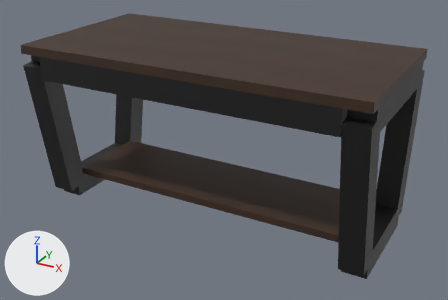
Renders of the glTF model img/modelos/mesa-living-nord-estante-ebano-negro.glb from each side of a commit.
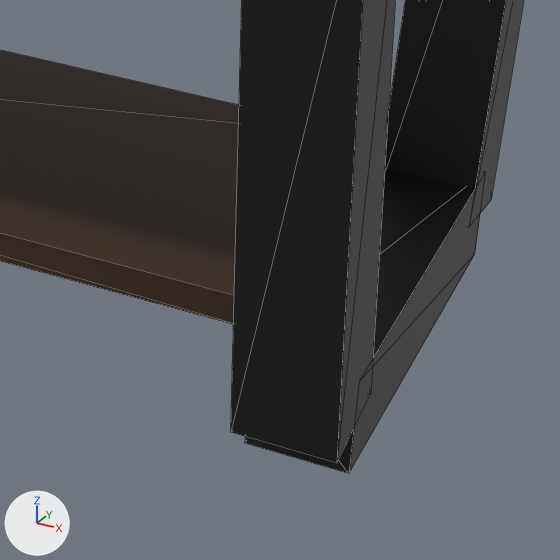
The first picture shows the older version from a 50 mm lens placed at (0.976, -1.759, 1.111), pointed at (0.019, -0.018, 0.241). The close-ups show the older and then the newer version on the part from 63% to 93% of the width and 54% to 100% of the height of that picture. Only the edits that show in the close-ups are written down. Every picture has the same lights, and +X, +Y and +Z are marked at lower left. The close-ups show mesh edges as thin lines.

In view in the first close-up: 'Estante inferior de madera (proporción aproximada)', 'Pata inclinada hacia adentro, perfil 80 x 80 mm.002', 'Pata inclinada hacia adentro, perfil 80 x 80 mm.003', 'Travesaño inferior del trapecio, ancho exterior 44 cm.001'.
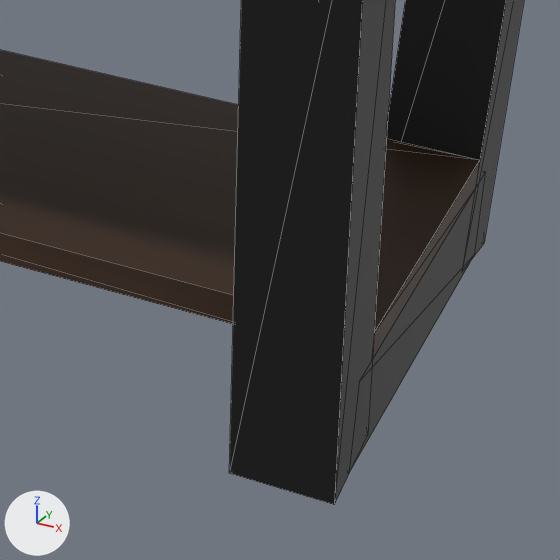
Diff of the bpy script that builds the scene:
```diff
--- a/img/modelos/mesa-living-nord-estante-ebano-negro.glb.py
+++ b/img/modelos/mesa-living-nord-estante-ebano-negro.glb.py
@@ ob_pata_inclinada_hacia_adentro__perfil_80_x_80_mm_002 @@
 ob_pata_inclinada_hacia_adentro__perfil_80_x_80_mm_002 = bpy.data.objects.new('Pata inclinada hacia adentro, perfil 80 x 80 mm.002', me_hierro)
-ob_pata_inclinada_hacia_adentro__perfil_80_x_80_mm_002.location = (0.56, 0.22, 0.2875)
+ob_pata_inclinada_hacia_adentro__perfil_80_x_80_mm_002.location = (0.56, 0.22, 0.285)
 ob_pata_inclinada_hacia_adentro__perfil_80_x_80_mm_002.rotation_euler = (-1.731, 0.0, 0.0)  # degrees (-99, 0, 0)
-ob_pata_inclinada_hacia_adentro__perfil_80_x_80_mm_002.scale = (0.08, 0.501, 0.08)
+ob_pata_inclinada_hacia_adentro__perfil_80_x_80_mm_002.scale = (0.08, 0.577, 0.08)
@@ ob_pata_inclinada_hacia_adentro__perfil_80_x_80_mm_003 @@
 ob_pata_inclinada_hacia_adentro__perfil_80_x_80_mm_003 = bpy.data.objects.new('Pata inclinada hacia adentro, perfil 80 x 80 mm.003', me_hierro)
-ob_pata_inclinada_hacia_adentro__perfil_80_x_80_mm_003.location = (0.56, -0.22, 0.2875)
+ob_pata_inclinada_hacia_adentro__perfil_80_x_80_mm_003.location = (0.56, -0.22, 0.285)
 ob_pata_inclinada_hacia_adentro__perfil_80_x_80_mm_003.rotation_euler = (-1.411, 0.0, 0.0)  # degrees (-81, 0, 0)
-ob_pata_inclinada_hacia_adentro__perfil_80_x_80_mm_003.scale = (0.08, 0.501, 0.08)
+ob_pata_inclinada_hacia_adentro__perfil_80_x_80_mm_003.scale = (0.08, 0.577, 0.08)
@@ ob_estante_inferior_de_madera__proporción_aproximada @@
 ob_estante_inferior_de_madera__proporción_aproximada.location = (0.0, 0.0, 0.0925)
-ob_estante_inferior_de_madera__proporción_aproximada.scale = (1.04, 0.3, 0.025)
+ob_estante_inferior_de_madera__proporción_aproximada.scale = (1.2, 0.3, 0.025)
```

What differs and where, as boxes (x1, y1, x2, y2) in the close-ups (560 x 560 px):
'Pata inclinada hacia adentro, perfil 80 x 80 mm.003', moved, rescaled: before (231, 0, 395, 463); after (229, 0, 395, 505)
'Estante inferior de madera (proporción aproximada)', rescaled: before (0, 50, 239, 324); after (0, 50, 480, 359)
'Pata inclinada hacia adentro, perfil 80 x 80 mm.002', moved, rescaled: before (385, 0, 524, 227); after (387, 0, 524, 271)
